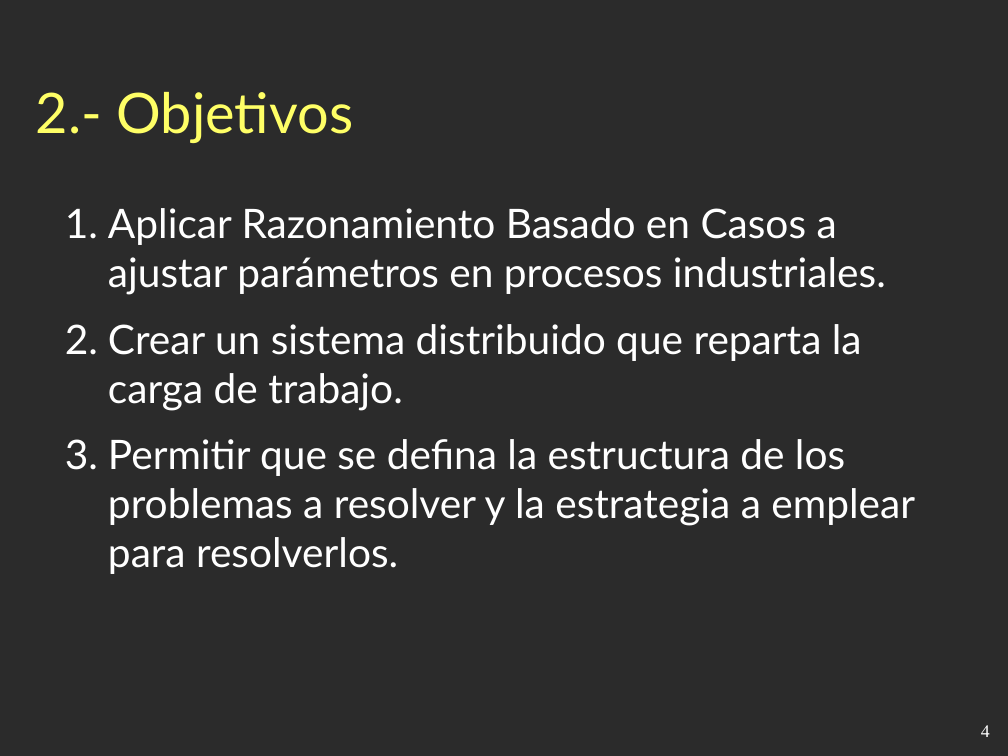
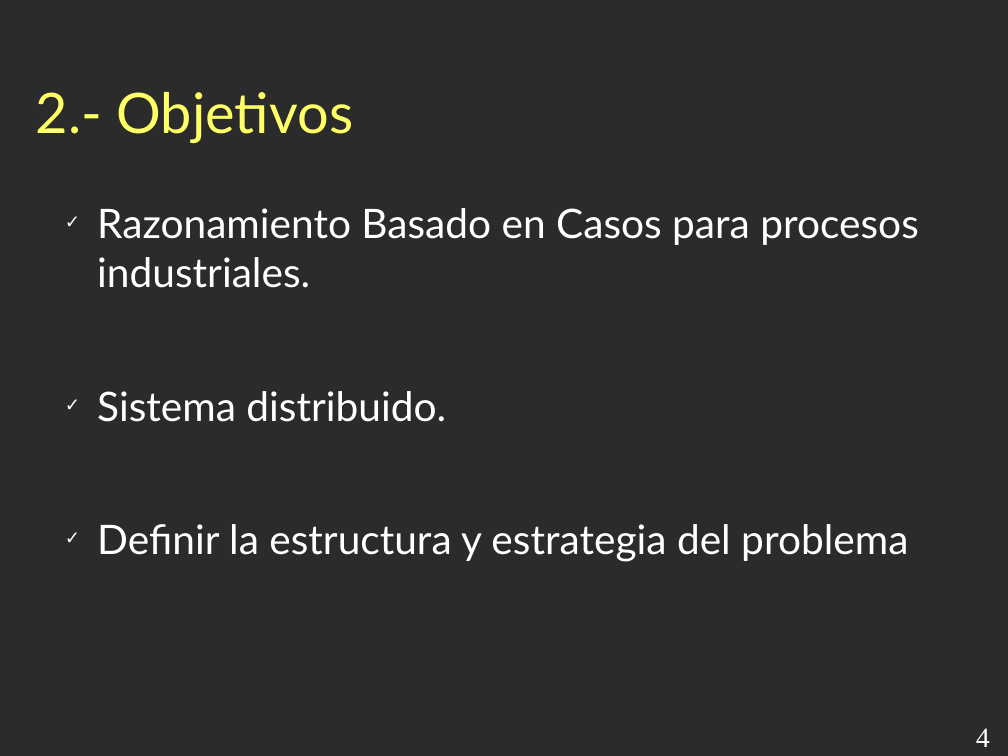
Before and after one commit to esbaixauli/proyecto-ii-ubu, a slide deck: slide 4 of trunk/Documentación/Presentación.odp. Drawn at 1008x756 pixels with LibreOffice and Linux fonts; fonts in the diff are those of the drawing; background and template pictures are left out; a plain dark background stands for a picture behind light text. Boxes give left, top, right and bottom in pixels: in the first picture for what was removed or moved away, otherwise in the second. Text is boxed around its words. In the diff, an @@ line names an element or a change of style, - is before the commit and + after.

```diff
--- a/trunk/Documentación/Presentación.odp
+++ b/trunk/Documentación/Presentación.odp
@@ text at bbox=[97, 208, 919, 562]: text changed @@
-1. Aplicar Razonamiento Basado en Casos a ajustar parámetros en procesos industriales.
-2. Crear un sistema distribuido que reparta la carga de trabajo.
-3. Permitir que se defina la estructura de los problemas a resolver y la estrategia a emplear para resolverlos.
+✓ Razonamiento Basado en Casos para procesos industriales.
+✓ Sistema distribuido.
+✓ Definir la estructura y estrategia del problema
@@ page number at bbox=[976, 728, 990, 747]: size 14 to 22 pt @@
```
Also in this commit, not shown: 8 other slides changed, 2 slides added.
